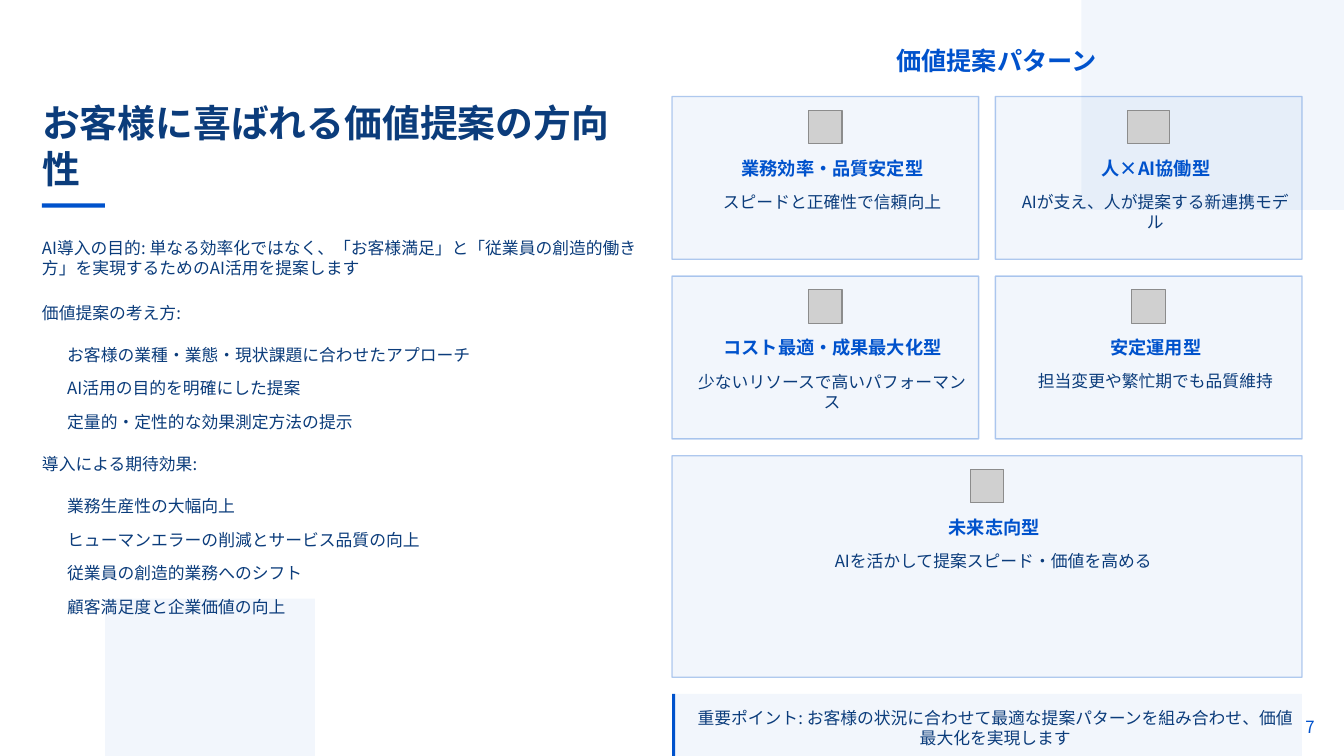
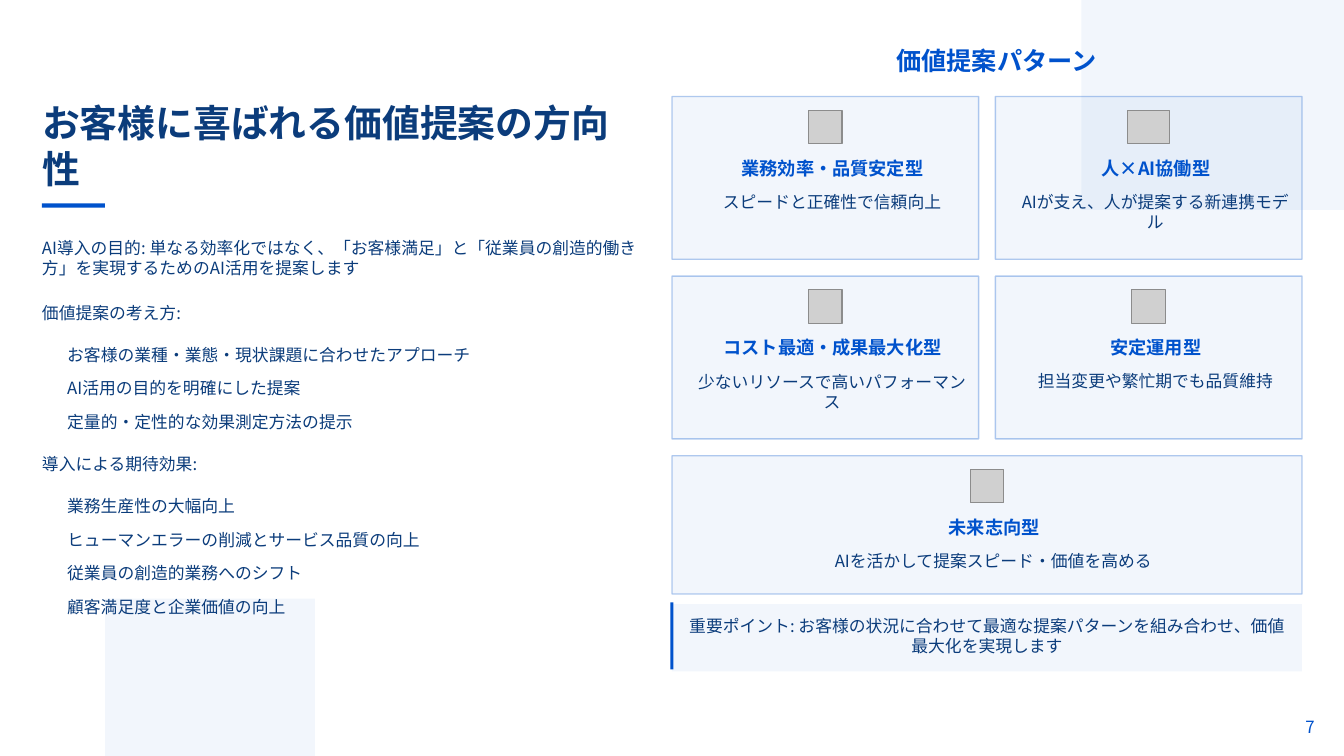
Before and after one commit to ryo-aien/document, a slide deck: slide 7 of 06_ビジネス/04_AI導入提案テンプレート.pptx. Drawn at 1344x756 pixels with LibreOffice and Linux fonts; fonts in the diff are those of the drawing; grey boxes stand for pictures. Boxes give left, top, right and bottom in pixels: in the first picture for what was removed or moved away, otherwise in the second. Text is boxed around its words. In the diff, an @@ line names an element or a change of style, - is before the commit and + after.

```diff
--- a/06_ビジネス/04_AI導入提案テンプレート.pptx
+++ b/06_ビジネス/04_AI導入提案テンプレート.pptx
@@ rectangle resized from (x1=673, y1=456, x2=1303, y2=678) to (x1=673, y1=456, x2=1303, y2=594) @@
@@ rectangle resized from (x1=673, y1=694, x2=676, y2=756) to (x1=670, y1=603, x2=674, y2=670) @@
@@ rectangle resized from (x1=673, y1=694, x2=1303, y2=756) to (x1=673, y1=604, x2=1303, y2=671) @@
@@ text "重要ポイント: お客様の状況に合わせて最適な提案パターンを組み合わせ、価値最大化を実現します" moved from (x1=698, y1=709, x2=1293, y2=746) to (x1=689, y1=617, x2=1284, y2=654) @@
```
Also in this commit, not shown: 7 other slides changed.
